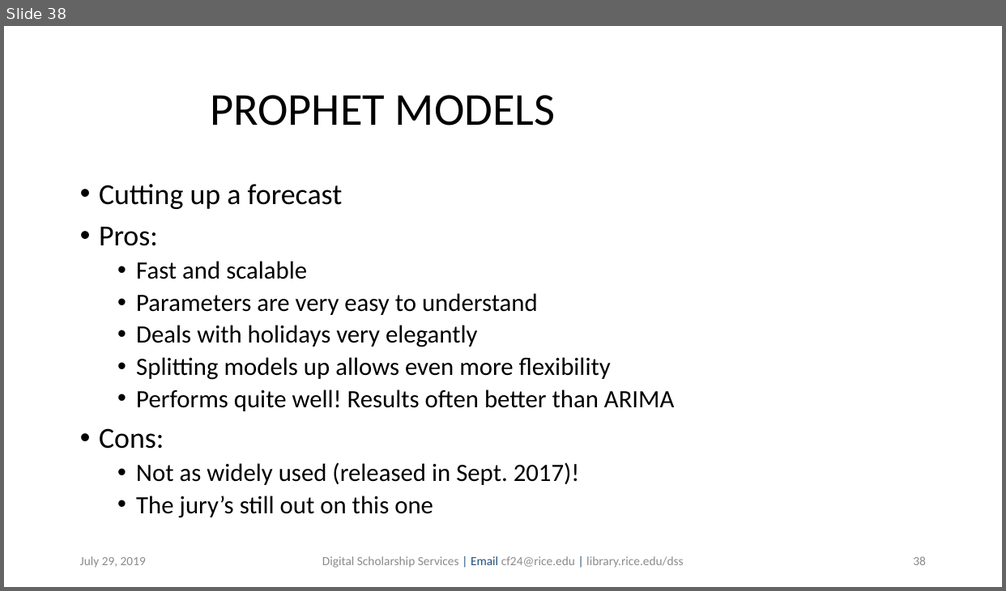
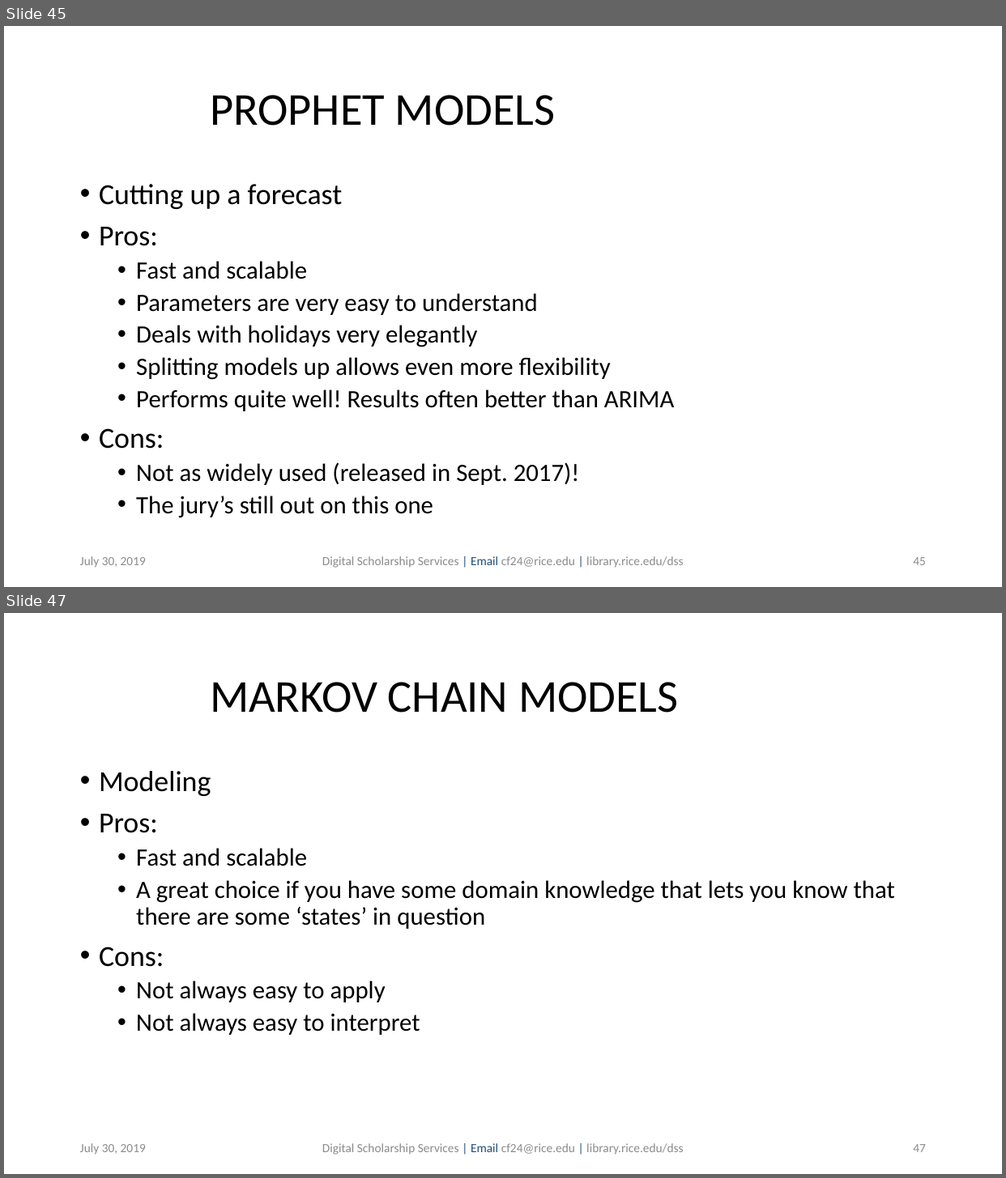
Before and after one commit to bakitybacon/rice-data-and-donuts, a slide deck: tsa/Introduction to Time Series Analysis.pptx. Shown one above the other, each under a label of ours: slide 38 before the commit, slides 45 and 47 after it; the slides between them are not shown. The pictures are 1006x591 and 1006x1178 pixels, drawn with LibreOffice and Linux fonts; fonts in the diff are those of the drawing; background and template pictures are left out. Boxes give left, top, right and bottom in pixels: in the first picture for what was removed or moved away, otherwise in the second. Text is boxed around its words. In the diff, an @@ line names an element or a change of style, - is before the commit and + after.

```diff
--- a/tsa/Introduction to Time Series Analysis.pptx
+++ b/tsa/Introduction to Time Series Analysis.pptx
@@ slide 47 added at (4, 613, 1002, 1174), background #FFFFFF @@
@@ title added at (210, 682, 679, 713), 44 pt, text #000000 @@
+MARKOV CHAIN MODELS
@@ text added at (99, 771, 895, 1035), 24 pt, text #000000 @@
+• Modeling
+• Pros:
+  • Fast and scalable
+  • A great choice if you have some domain knowledge that lets you know that there are some ‘states’ in question
+• Cons:
+  • Not always easy to apply
+  • Not always easy to interpret
@@ text added at (80, 1144, 146, 1155), 12 pt, text #8C8C8C @@
+July 30, 2019
@@ text added at (322, 1144, 683, 1155), 12 pt, text #8C8C8C @@
+Digital Scholarship Services | Email cf24@rice.edu | library.rice.edu/dss
@@ page number added at (913, 1144, 926, 1152), 12 pt, text #8C8C8C @@
+47
@@ what was slide 38 is now slide 45 @@
@@ slide 45 changed as well @@
@@ text at (80, 557, 146, 568): text changed @@
-July 29, 2019
+July 30, 2019
@@ page number at (913, 557, 926, 565): text changed @@
-38
+45
```
Also in this commit, not shown: 39 other slides changed, 8 other slides added.
